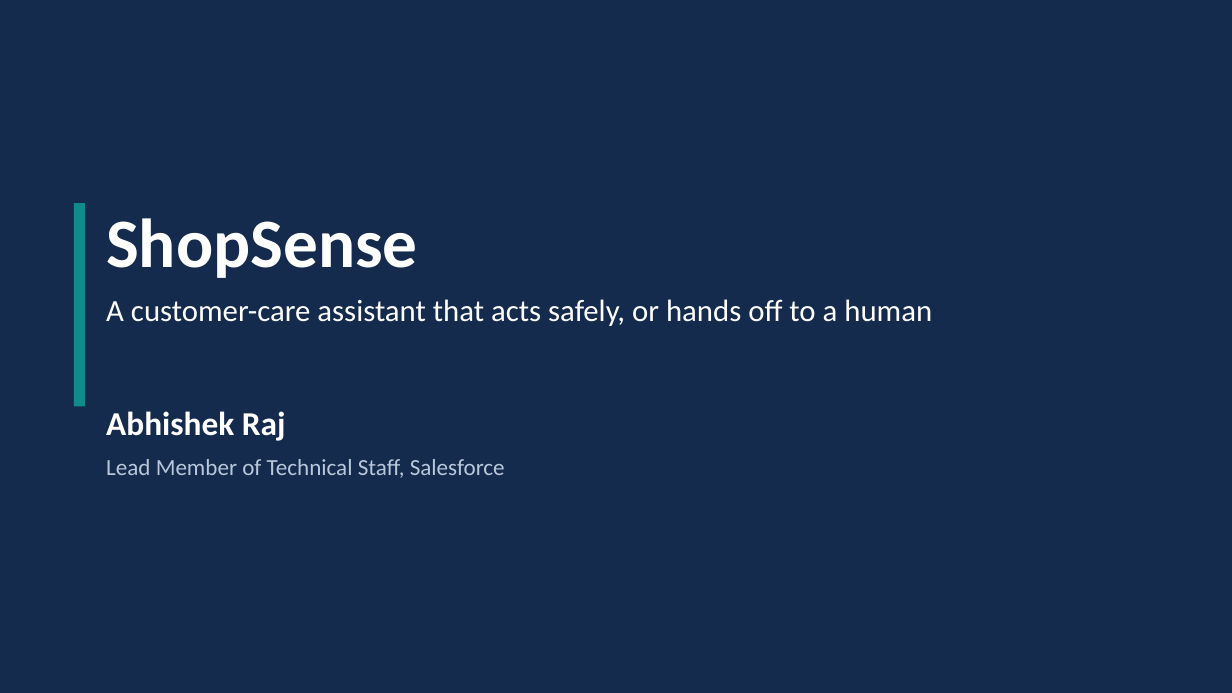
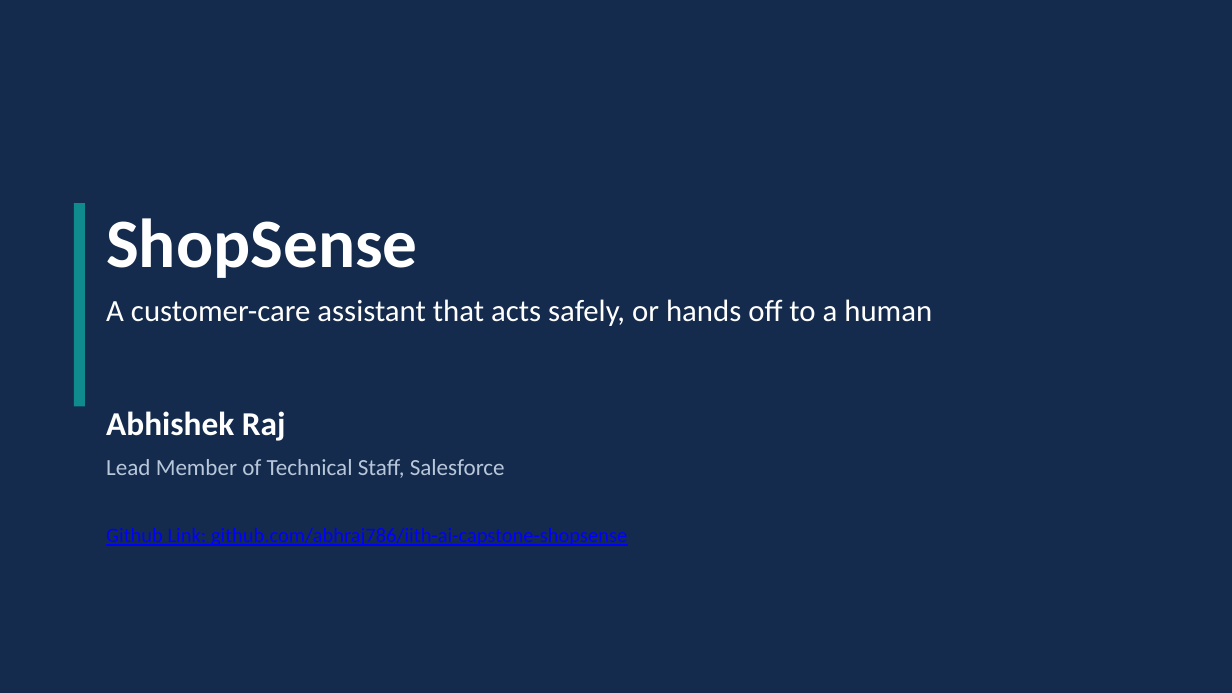
Before and after one commit to abhraj786/iith-ai-capstone-shopsense, a slide deck: slide 1 of docs/deck/iith-ai-capstone-shopsense.pptx. Drawn at 1232x693 pixels with LibreOffice and Linux fonts; fonts in the diff are those of the drawing. Boxes give left, top, right and bottom in pixels: in the first picture for what was removed or moved away, otherwise in the second. Text is boxed around its words. In the diff, an @@ line names an element or a change of style, - is before the commit and + after.

```diff
--- a/docs/deck/iith-ai-capstone-shopsense.pptx
+++ b/docs/deck/iith-ai-capstone-shopsense.pptx
@@ text added at (x1=106, y1=527, x2=627, y2=546), 16 pt, text #0000FF, underline @@
+Github Link: github.com/abhraj786/iith-ai-capstone-shopsense
```
Also in this commit, not shown: 1 other slide changed, 1 other file.
